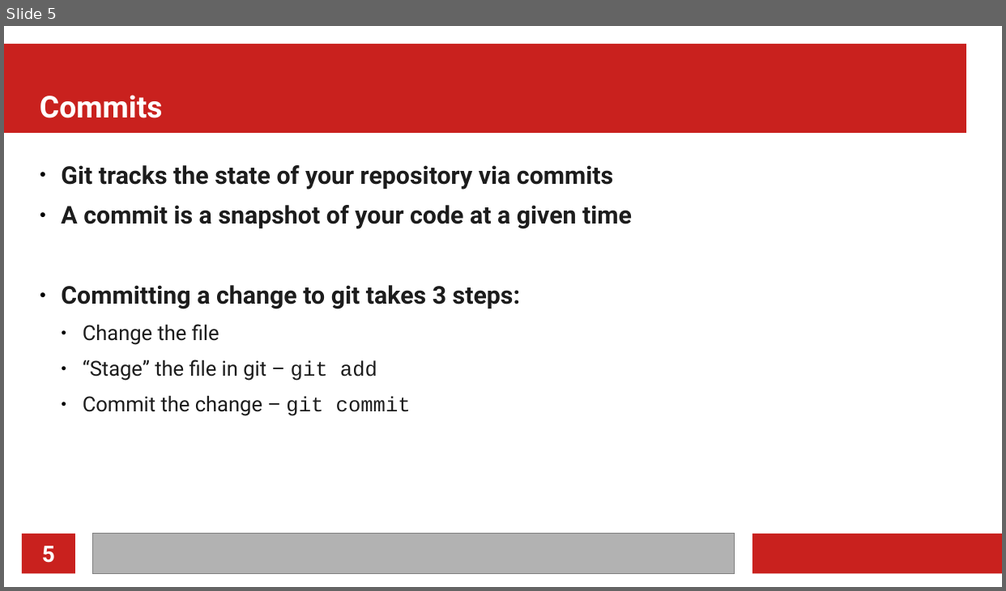
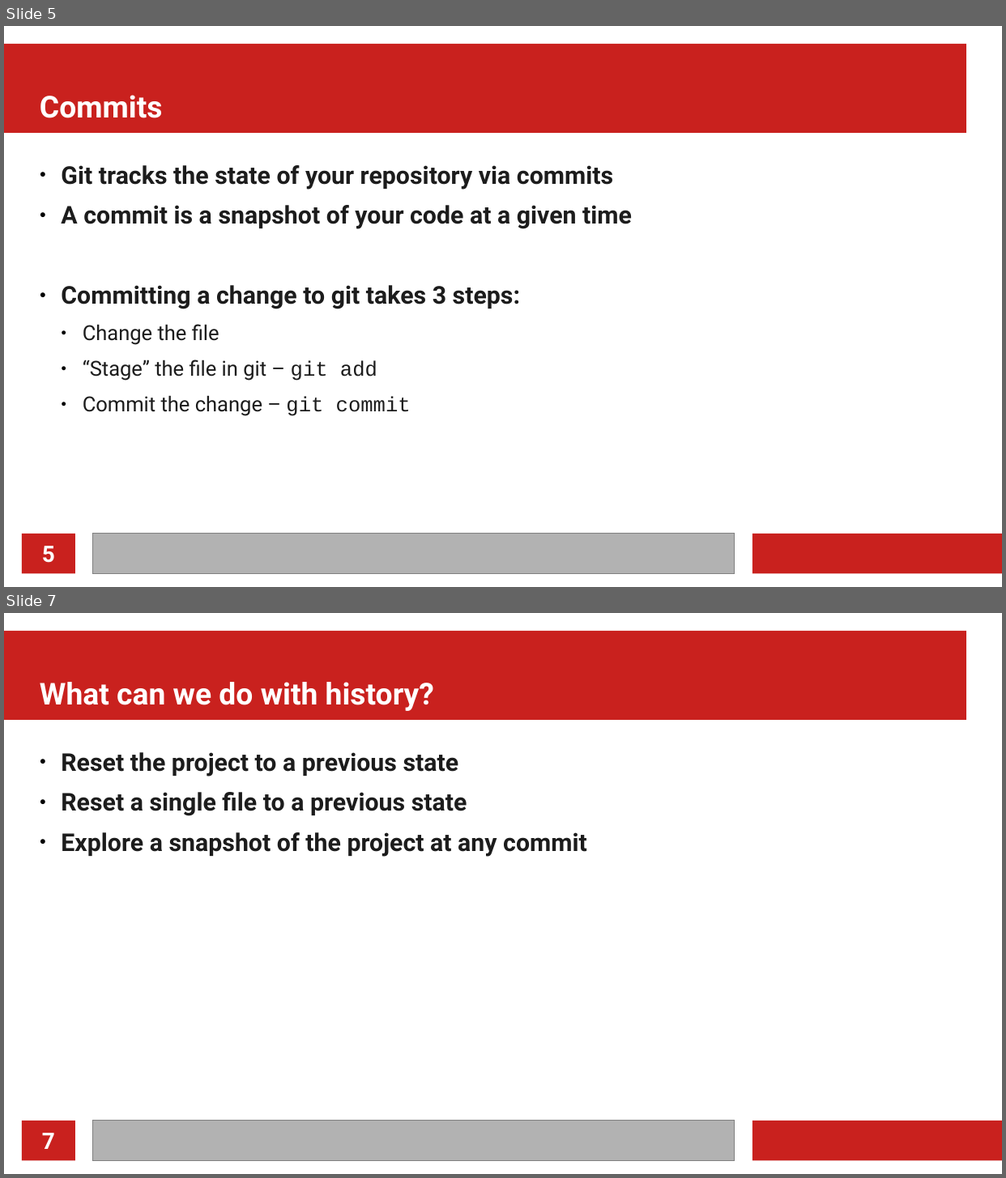
Before and after one commit to MarkusG/UCI-Slides, a slide deck: git.odp. Shown one above the other, each under a label of ours: slide 5 before the commit, slides 5 and 7 after it; the slides between them are not shown. The pictures are 1006x591 and 1006x1178 pixels, drawn with LibreOffice and Linux fonts; fonts in the diff are those of the drawing. Boxes give left, top, right and bottom in pixels: in the first picture for what was removed or moved away, otherwise in the second. Text is boxed around its words. In the diff, an @@ line names an element or a change of style, - is before the commit and + after.

```diff
--- a/git.odp
+++ b/git.odp
@@ slide 7 added at box(4, 613, 1002, 1174), background #FFFFFF; not listed: 4 template elements that a slide beside it also shows @@
@@ title added at box(40, 682, 434, 711), 24 pt, text #FFFFFF, bold @@
+What can we do with history?
@@ text added at box(61, 752, 587, 857), 19.5 pt, text #1C1C1C, bold @@
+● Reset the project to a previous state
+● Reset a single file to a previous state
+● Explore a snapshot of the project at any commit
@@ page number added at box(42, 1133, 55, 1149), 18 pt, text #FFFFFF, bold @@
+7
```
Also in this commit, not shown: 3 slides changed, 4 other slides added, 1 other file.
